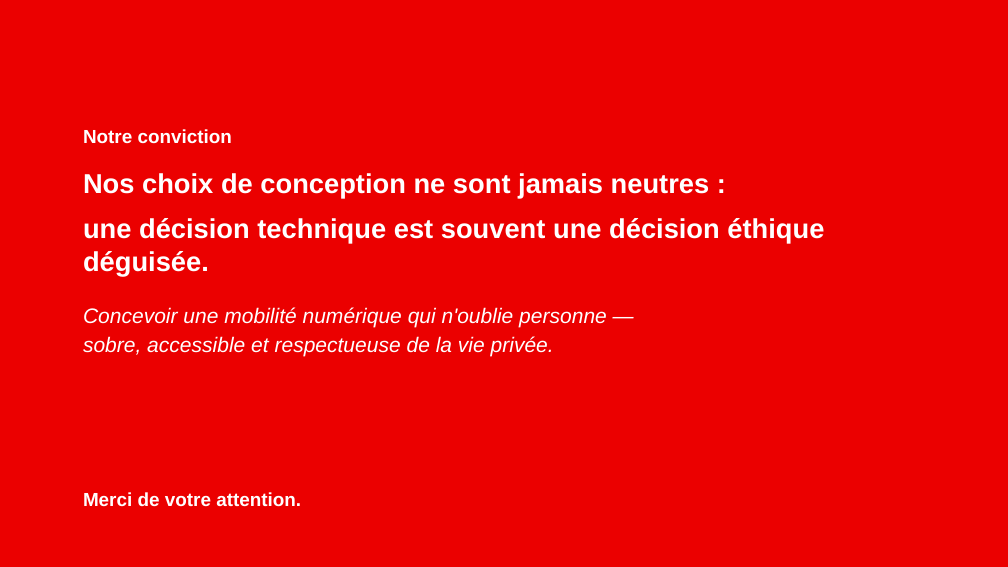
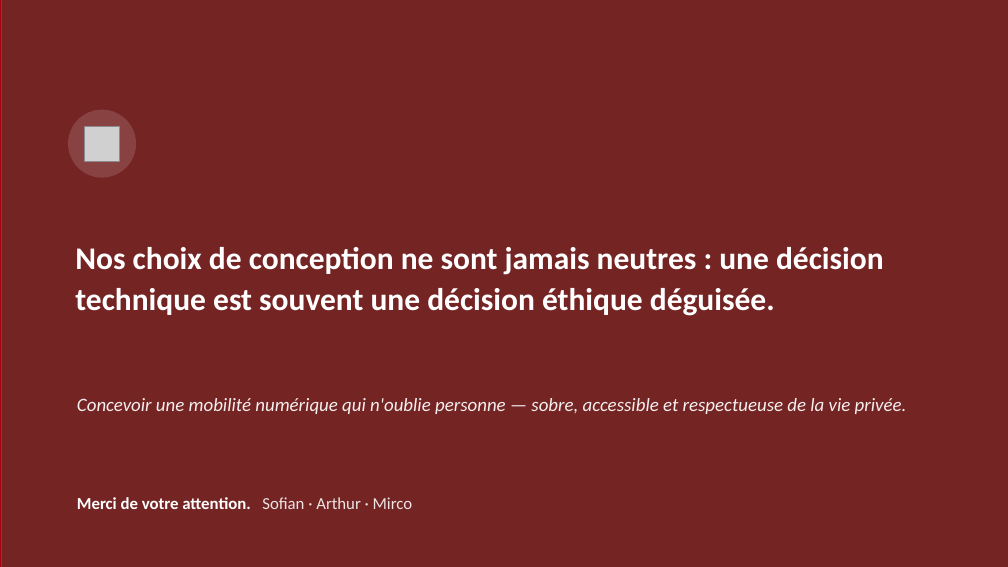
Before and after one commit to mircoprofico/charte-ethique-CFF, a slide deck: slide 8 of presentation_charte_CFF.pptx (slide 6 before the commit). Drawn at 1008x567 pixels with LibreOffice and Linux fonts; fonts in the diff are those of the drawing; grey boxes stand for pictures. Boxes give left, top, right and bottom in pixels: in the first picture for what was removed or moved away, otherwise in the second. Text is boxed around its words. In the diff, an @@ line names an element or a change of style, - is before the commit and + after.

```diff
--- a/presentation_charte_CFF.pptx
+++ b/presentation_charte_CFF.pptx
@@ background #FFFFFF to #A60510 @@
@@ rectangle at box(2, 0, 1008, 567): fill #EB0000 to #752424; outline none to #325491 1 pt @@
@@ ellipse added at box(68, 110, 136, 178), fill #FFFFFF at 14% opacity @@
@@ picture added at box(85, 126, 119, 161) @@
@@ text "Nos choix de conception ne ..." at box(75, 247, 884, 316): vertical alignment top to middle @@
@@ text at box(75, 247, 884, 316): text changed; size 26 to 30 pt; font Arial to Calibri @@
-Notre conviction
-Nos choix de conception ne sont jamais neutres :
-une décision technique est souvent une décision éthique déguisée.
-Concevoir une mobilité numérique qui n'oublie personne —
-sobre, accessible et respectueuse de la vie privée.
+Nos choix de conception ne sont jamais neutres : une décision technique est souvent une décision éthique déguisée.
@@ text added at box(77, 398, 907, 414), 18 pt, text #FFFFFF at 92% opacity, italic @@
+Concevoir une mobilité numérique qui n'oublie personne — sobre, accessible et respectueuse de la vie privée.
@@ text "Merci de votre attention. Sofian ..." at box(77, 497, 413, 509): vertical alignment top to middle @@
@@ text at box(77, 497, 413, 509): text changed; size 18 to 16 pt; font Arial to Calibri @@
-Merci de votre attention.
+Merci de votre attention. Sofian · Arthur · Mirco
```
Also in this commit, not shown: 3 other slides changed, 4 slides added, 2 slides removed.
